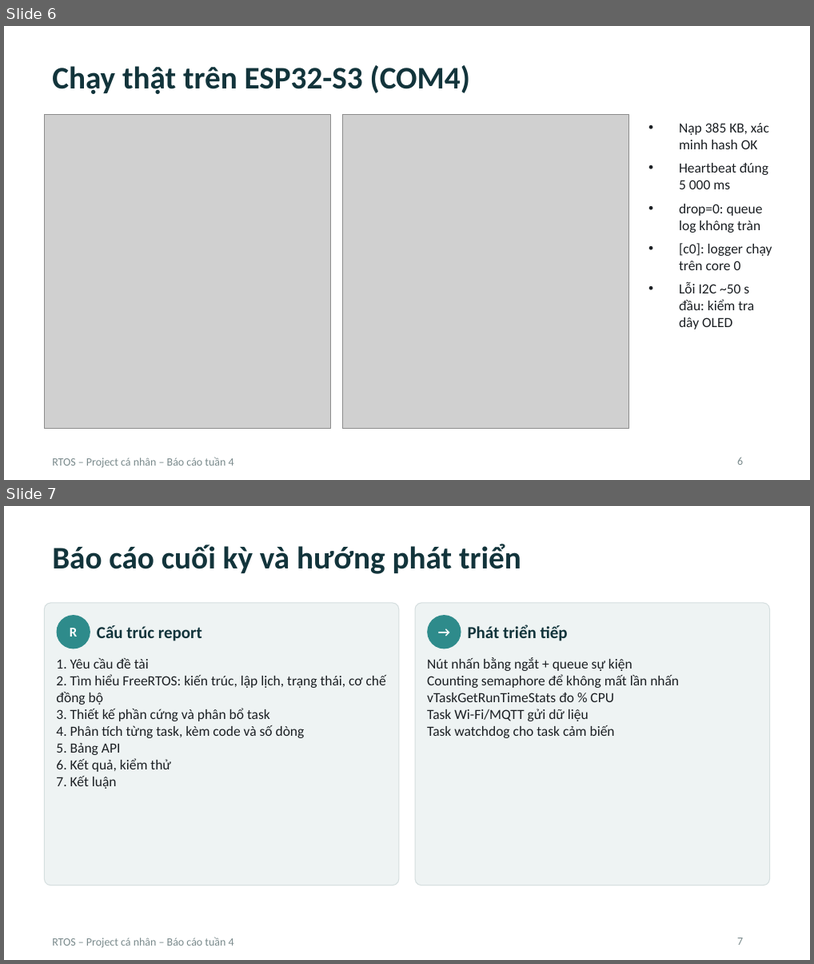
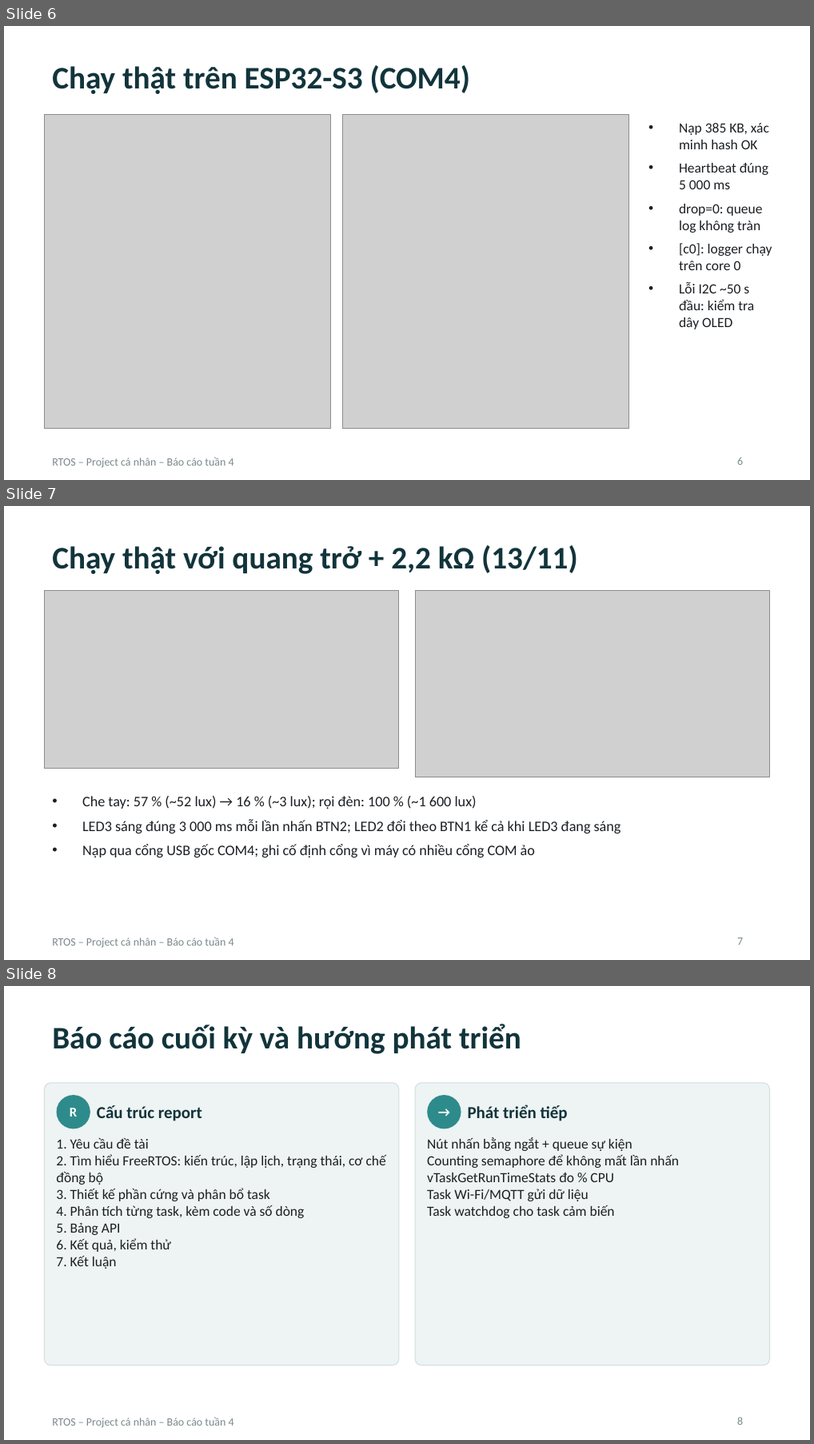
Before and after one commit to JackGamerCYT/rtos-freertos-esp32s3, a slide deck: 03_Reports/Slide_Tuan4_ProjectCaNhan.pptx. Shown one above the other, each under a label of ours: slides 6 and 7 before the commit, slides 6, 7 and 8 after it. The pictures are 814x964 and 814x1444 pixels, drawn with LibreOffice and Linux fonts; fonts in the diff are those of the drawing; grey boxes stand for pictures. Boxes give left, top, right and bottom in pixels: in the first picture for what was removed or moved away, otherwise in the second. Text is boxed around its words. In the diff, an @@ line names an element or a change of style, - is before the commit and + after.

```diff
--- a/03_Reports/Slide_Tuan4_ProjectCaNhan.pptx
+++ b/03_Reports/Slide_Tuan4_ProjectCaNhan.pptx
@@ slide 7 added at (4,506,810,960), background #FFFFFF; not listed: 1 template element that a slide beside it also shows @@
@@ title added at (52,545,578,574), 28 pt, text #12343B, bold @@
+Chạy thật với quang trở + 2,2 kΩ (13/11)
@@ picture added at (44,591,399,768) @@
@@ picture added at (415,591,770,777) @@
@@ text added at (82,796,622,857), 13 pt, text #1B1F23 @@
+• Che tay: 57 % (~52 lux) → 16 % (~3 lux); rọi đèn: 100 % (~1 600 lux)
+• LED3 sáng đúng 3 000 ms mỗi lần nhấn BTN2; LED2 đổi theo BTN1 kể cả khi LED3 đang sáng
+• Nạp qua cổng USB gốc COM4; ghi cố định cổng vì máy có nhiều cổng COM ảo
@@ page number added at (738,937,743,944), 10 pt, text #7A8A8C @@
+7
@@ what was slide 7 is now slide 8 @@
@@ page number at (738,1416,743,1424): text changed @@
-7
+8
```
Also in this commit, not shown: 1 slide changed, 14 other files.
